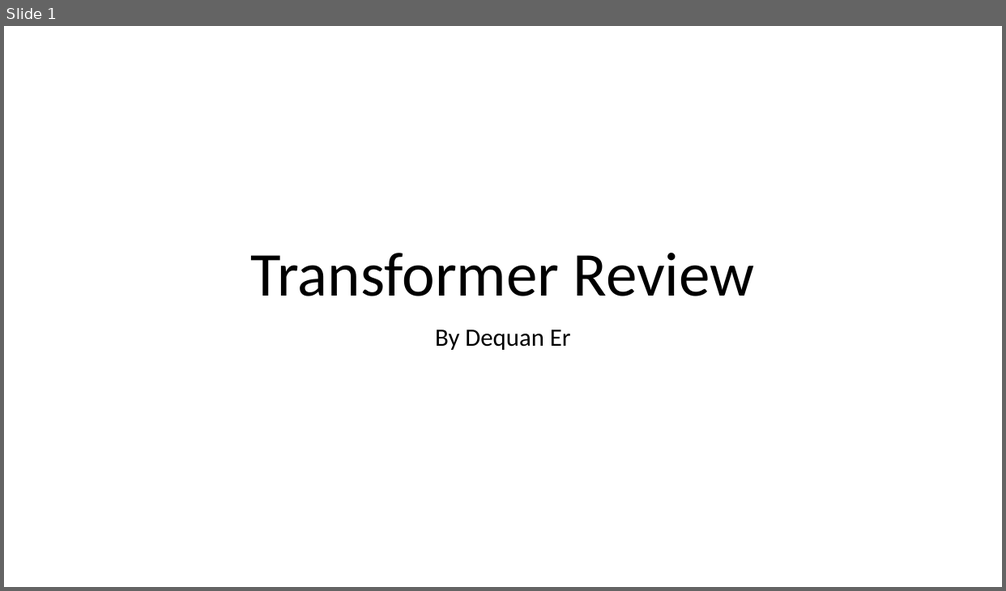
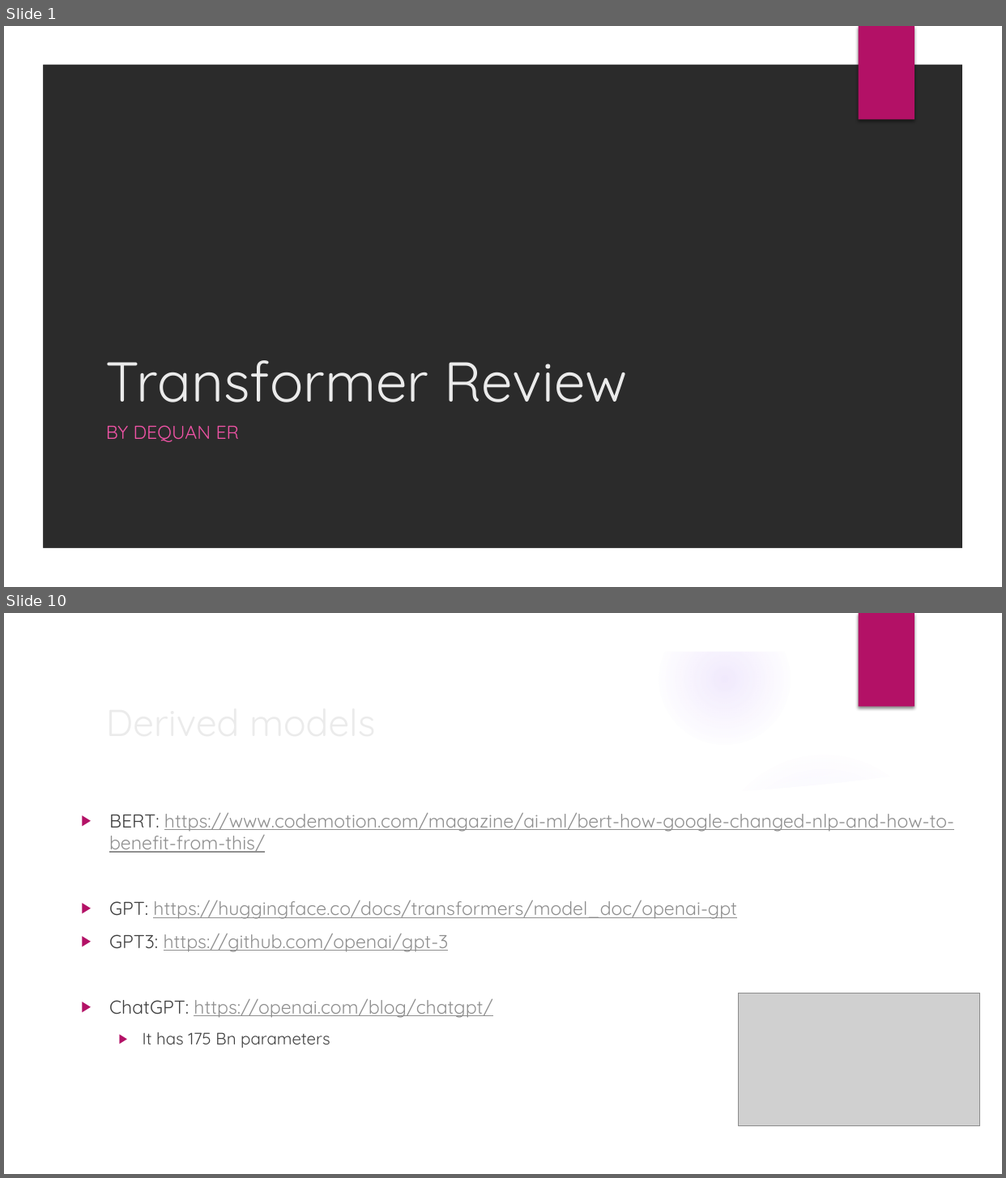
Before and after one commit to erdeq-upenn/code_public, a slide deck: slides/Transformer Review.pptx. Shown one above the other, each under a label of ours: slide 1 before the commit, slides 1 and 10 after it; the slides between them are not shown. The pictures are 1006x591 and 1006x1178 pixels, drawn with LibreOffice and Linux fonts; fonts in the diff are those of the drawing; grey boxes stand for pictures; background and template pictures are left out; a plain dark background stands for a picture behind light text. Boxes give left, top, right and bottom in pixels: in the first picture for what was removed or moved away, otherwise in the second. Text is boxed around its words. In the diff, an @@ line names an element or a change of style, - is before the commit and + after.

```diff
--- a/slides/Transformer Review.pptx
+++ b/slides/Transformer Review.pptx
@@ slide 10 added at <box>4,613,1002,1174</box>, background picture (left out); not listed: 2 template elements that a slide beside it also shows @@
@@ title added at <box>98,692,816,750</box>, 36 pt, text #EBEBEB @@
+Derived models
@@ group added at <box>4,614,971,1174</box>: 5 ellipses, 2 freeform shapes @@
@@ text added at <box>109,813,954,1048</box>, 18 pt, text #8F8F8F, underline @@
+▶ BERT: https://www.codemotion.com/magazine/ai-ml/bert-how-google-changed-nlp-and-how-to-benefit-from-this/
+▶ GPT: https://huggingface.co/docs/transformers/model_doc/openai-gpt
+▶ GPT3: https://github.com/openai/gpt-3
+▶ ChatGPT: https://openai.com/blog/chatgpt/
+  ▶ It has 175 Bn parameters
@@ picture added at <box>739,994,979,1126</box> @@
@@ slide 1 changed as well @@
@@ background #FFFFFF to picture (left out) @@
@@ freeform shape added at <box>4,26,1002,587</box>, fill #FFFFFF @@
@@ rectangle added at <box>859,26,914,120</box>, fill #B31166 @@
@@ title "Transformer Review": place and size @@
-title "Transformer Review" at <box>251,253,755,297</box>
+title "Transformer Review" at <box>106,361,627,403</box>
@@ title "Transformer Review" at <box>106,361,627,403</box>: size 60 to 54 pt, font Calibri to Quicksand, text colour #000000 to #EBEBEB; alignment centre to left; line spacing 0.9 to 1 @@
@@ subtitle at <box>106,425,240,442</box>: text changed; size 24 to 18 pt; font Calibri to Quicksand; text colour #000000 to #EF53A5 @@
-By Dequan Er
+BY DEQUAN ER
```
Also in this commit, not shown: 4 other slides changed, 7 other slides added, 2 slides removed, 2 other files.
